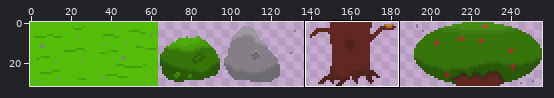
One commit to this sprite sheet: assets/Plains-Sheet.png. Above, an overview of the earlier version with the close-up marked.
Close-up. The starting point:
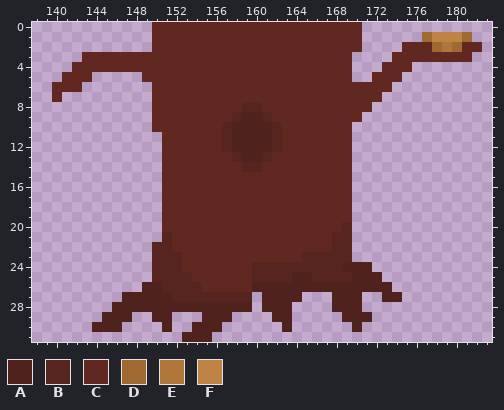
The file is 256x32 pixels. Colours within 5 levels of each other are drawn and written as one. Shown: x 138..183, y 0..31. The commit also changed other parts of the picture, which this record leaves out.
Palette (. is transparent): A #50221d  B #562520  C #612721  D #9f6932  E #b1763a  F #bf8346
Pixels before, first column x 140:
 0 ..........CCCCCCCCCCCCCCCCCCCCC............
 1 ..........CCCCCCCCCCCCCCCCCCCCC......DFFFD.
 2 ..........CCCCCCCCCCCCCCCCCCCCC....CCCDEDCC
 3 ...CCCCCCCCCCCCCCCCCCCCCCCCCCC....CCCCCCCC.
 4 ..CCCCCCCCCCCCCCCCCCCCCCCCCCCC...CCC.......
 5 .CCC.....CCCCCCCCCCCCCCCCCCCCC..CCC........
 6 CCC.......CCCCCCCCCCCCCCCCCCCCCCCC.........
 7 C.........CCCCCCCCCCCCCCCCCCCCCCC..........
 8 ..........CCCCCCCCCBBCCCCCCCCCCC...........
 9 ..........CCCCCCCCBAABCCCCCCCCC............
10 ..........CCCCCCCBAAAABCCCCCCC.............
11 ...........CCCCCCBAAAABCCCCCCC.............
12 ...........CCCCCCBAAAABCCCCCCC.............
13 ...........CCCCCCCBAABCCCCCCCC.............
14 ...........CCCCCCCCBBCCCCCCCCC.............
15 ...........CCCCCCCCCCCCCCCCCCC.............
16 ...........CCCCCCCCCCCCCCCCCCC.............
17 ...........CCCCCCCCCCCCCCCCCCC.............
18 ...........CCCCCCCCCCCCCCCCCCC.............
19 ...........CCCCCCCCCCCCCCCCCCC.............
20 ...........CCCCCCCCCCCCCCCCCCB.............
21 ...........BCCCCCCCCCCCCCCCCBB.............
22 ..........BBCCCCCCCCCCCCCCCCBB.............
23 ..........BBBCCCCCCCCCCCCBBBBB.............
24 ..........BBBCCCCCCCBBBBBBBBBAAA...........
25 ..........BBBBCCCCCCBBBBAABBBBAAA..........
26 .........AABBBBCCCCCAAAAAAAAAAAAAA.........
27 .......AAAAABBBBBBBB.AAAA...AAA..AA........
28 ......AAAAAAAAAAAAAA.AAA....AAA............
29 .....AAA..AA...AAA....AA.....AAA...........
30 ....AAA....A..AAA......A......A............
31 .............AAA...........................
The same view after the edit:
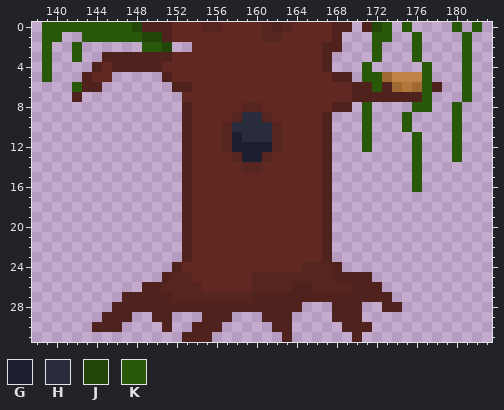
Colours new in this view: G #1b1f30  H #282c3c  J #214607  K #295808
Changes in this commit:
y 0: x 139..151 ...........CC -> KKKKKKKKKJAAA; x 155..156 CC -> BB; x 161..163 CCC -> BAB; x 168..173 CCC... -> AA.AJK; x 175 . -> K; x 180 . -> K; x 182 . -> K
y 1: x 139..140 .. -> KK; x 143..151 .......CC -> KKKKKKJJA; x 161..162 CC -> BB; x 168..170 CCC -> A..; x 172..173 .. -> KK; x 176..181 .DFFFD -> K....K
y 2: x 139 . -> K; x 142 . -> K; x 149..153 .CCCC -> KKJ..; x 167..170 CCCC -> AA..; x 172 . -> K; x 175..182 CCCDEDCC -> .K....K.
y 3: x 139 . -> K; x 142..151 .CCCCCCCCC -> K..AAAAAAA; x 167..169 CCC -> A..; x 172 . -> K; x 174..181 CCCCCCCC -> ..K....K
y 4: x 139 . -> K; x 142..144 CCC -> ..A; x 146..150 CCCCC -> AAAAA; x 167..169 CCC -> A..; x 171 . -> K; x 173..175 CCC -> ...; x 177 . -> K; x 181 . -> K
y 5: x 139 . -> K; x 141..145 CCC.. -> ..ACC; x 149..151 CCC -> ..A; x 168..169 CC -> AA; x 171..177 .CCC... -> KKDFFFK; x 181 . -> K
y 6: x 140..144 CCC.. -> ..KAA; x 150..153 CCCC -> ..AA; x 170..178 CCCC..... -> AAKADEDKA; x 181 . -> K
y 7: x 140 C -> .; x 142 . -> A; x 150..152 CCC -> ...; x 170..177 CCC..... -> AAAAAAAK; x 181 . -> K
y 8: x 150..153 CCCC -> ...A; x 168..171 CCCC -> AA.K; x 176..177 .. -> KK; x 180 . -> K
y 9: x 150..153 CCCC -> ...A; x 159..160 AA -> HH; x 167..171 CCCC. -> A...K; x 175 . -> K; x 180 . -> K
y 10: x 150..153 CCCC -> ...A; x 158..161 AAAA -> HHHH; x 167..169 CCC -> A..; x 171 . -> K; x 175 . -> K; x 180 . -> K
y 11: x 151..153 CCC -> ..A; x 158..161 AAAA -> GHHH; x 167..169 CCC -> A..; x 171 . -> K; x 176 . -> K; x 180 . -> K
y 12: x 151..153 CCC -> ..A; x 158..161 AAAA -> GGGG; x 167..169 CCC -> A..; x 171 . -> K; x 176 . -> K; x 180 . -> K
y 13: x 151..153 CCC -> ..A; x 159..160 AA -> GG; x 167..169 CCC -> A..; x 176 . -> K; x 180 . -> K
y 14..16: x 151..153 CCC -> ..A; x 167..169 CCC -> A..; x 176 . -> K
y 17..19: x 151..153 CCC -> ..A; x 167..169 CCC -> A..
y 20: x 151..153 CCC -> ..A; x 167..169 CCB -> A..
y 21: x 151..153 BCC -> ..A; x 167..169 CBB -> A..
y 22: x 150..153 BBCC -> ...A; x 167..169 CBB -> A..
y 23: x 150..153 BBBC -> ...A; x 165..169 BBBBB -> CCA..
y 24: x 150..152 BBB -> ..A; x 160..164 BBBBB -> CCCCC; x 168..171 BAAA -> A...
y 25: x 150..151 BB -> .A; x 164..165 AA -> BB; x 168..169 BB -> AA; x 172 A -> .
y 26: x 160..163 AAAA -> BBBB; x 166..169 AAAA -> BBBB; x 173 A -> .
y 27: x 160 . -> A; x 165..167 ... -> AAA; x 171..172 .. -> AA; x 174 A -> .
y 28: x 160 . -> A; x 164 . -> A; x 173..174 .. -> AA
y 29: x 161 . -> A; x 168 . -> A; x 171 A -> .
y 30: x 162 . -> A; x 169 . -> A; x 171 . -> A
y 31: x 163 . -> A; x 170 . -> A
Where, in picture pixels (left, top, right, bottom), the same in both close-ups:
changed: (42, 22, 482, 342)
